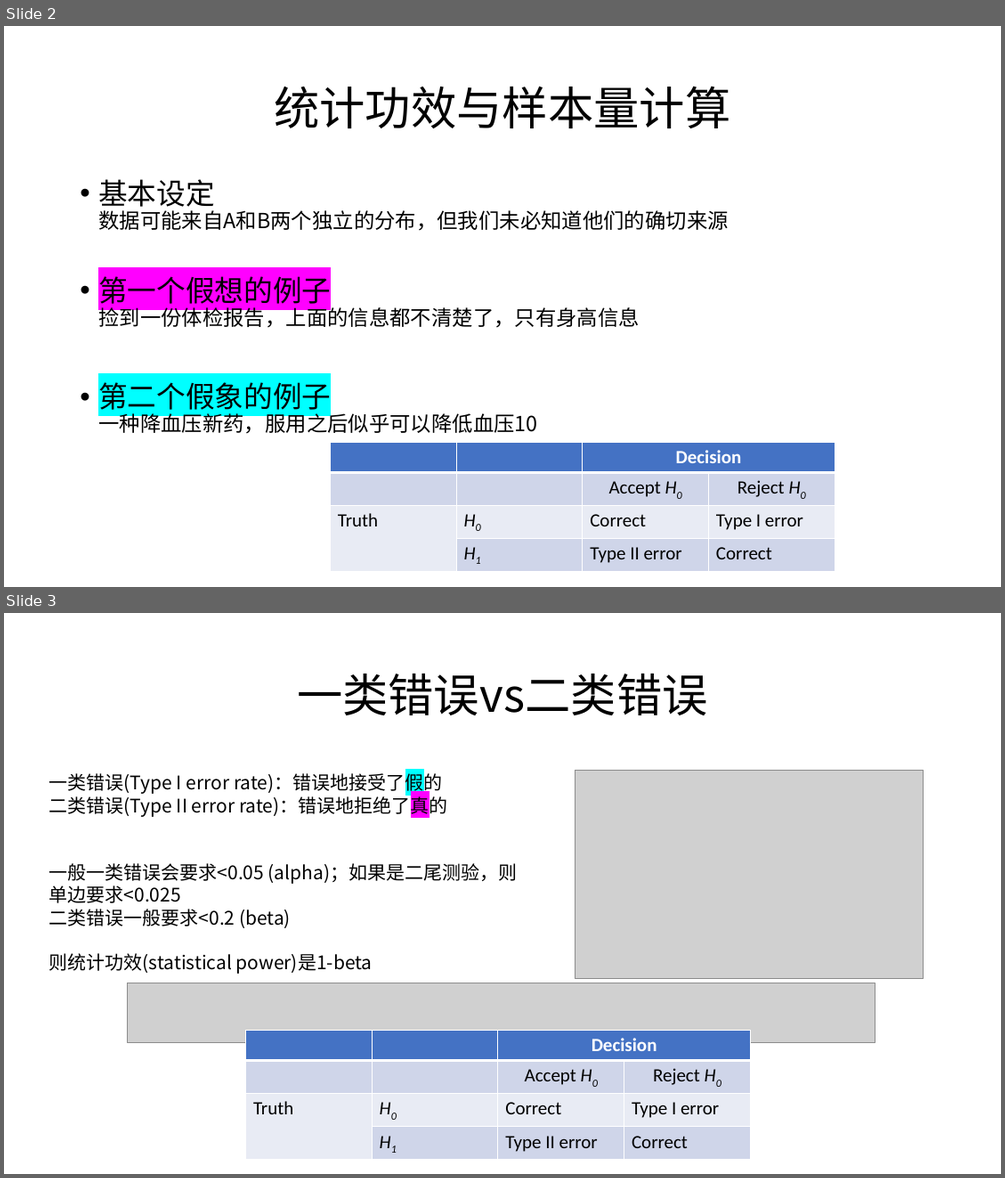
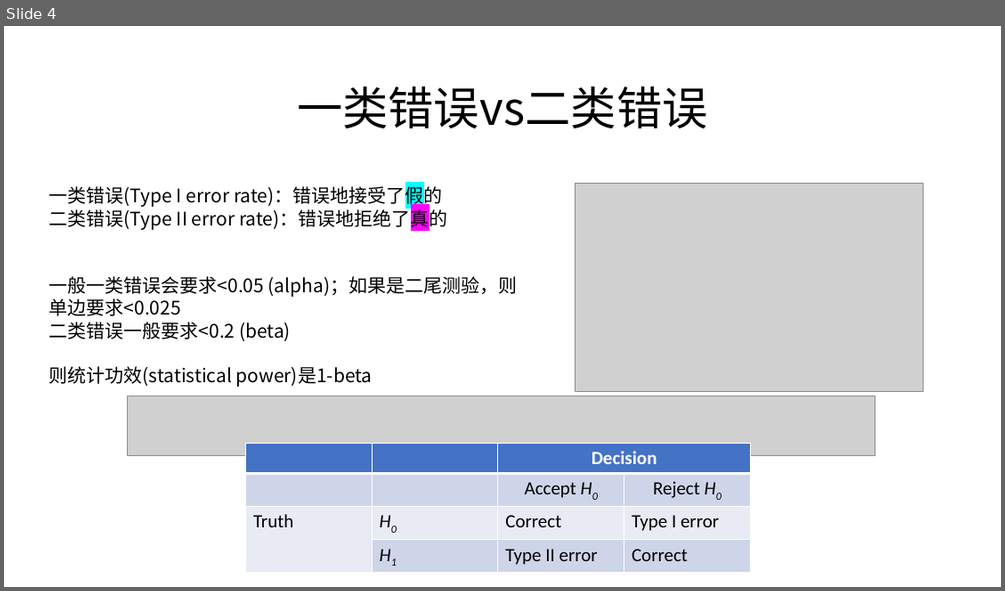
Before and after one commit to gc5k/Notes, a slide deck: Teach/ppt/HZMed_pw.pptx. Shown one above the other, each under a label of ours: slides 2 and 3 before the commit, slide 4 after it. The pictures are 1005x1178 and 1005x591 pixels, drawn with LibreOffice and Linux fonts; fonts in the diff are those of the drawing; grey boxes stand for pictures. Boxes give left, top, right and bottom in pixels: in the first picture for what was removed or moved away, otherwise in the second. Text is boxed around its words. In the diff, an @@ line names an element or a change of style, - is before the commit and + after.

```diff
--- a/Teach/ppt/HZMed_pw.pptx
+++ b/Teach/ppt/HZMed_pw.pptx
@@ slide 2 removed at [4,26,1001,587], background #FFFFFF @@
@@ title removed at [274,86,730,128] @@
-统计功效与样本量计算
@@ text removed at [98,179,728,434] @@
-• 基本设定
-  数据可能来自A和B两个独立的分布，但我们未必知道他们的确切来源
-• 第一个假想的例子
-  捡到一份体检报告，上面的信息都不清楚了，只有身高信息
-• 第二个假象的例子
-  一种降血压新药，服用之后似乎可以降低血压10
@@ table removed at [330,443,835,567], 4 rows, 4 columns @@
- |  | Decision | 
- |  | Accept H0 | Reject H0
-Truth | H0 | Correct | Type I error
- | H1 | Type II error | Correct
@@ what was slide 3 is now slide 4 @@
```
Also in this commit, not shown: 2 slides changed, 9 slides added, 2 other slides removed, 6 other files.
